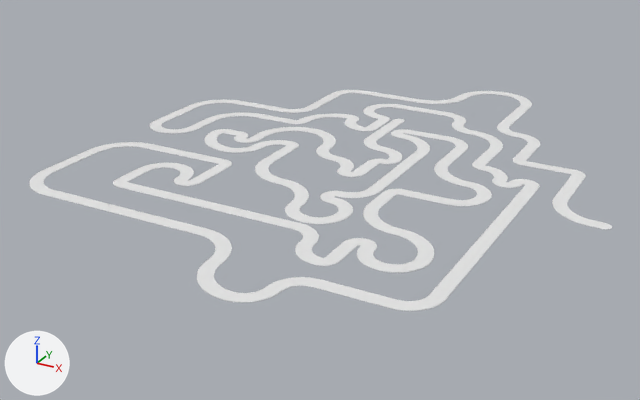
A saved change to the OBJ model Maps/Meshes/AI Training.obj.
Both versions are drawn from a 50 mm camera at (1278.0, -2425.0, 666.0) aimed at (475.0, -964.0, -65.0). The lights are fixed; the arrows at lower left show +X, +Y and +Z. Where no turn or scale is listed for an object, it has been applied to the vertices. Vertices at the same position are counted once.

In view in the first picture: 'AI Training'.
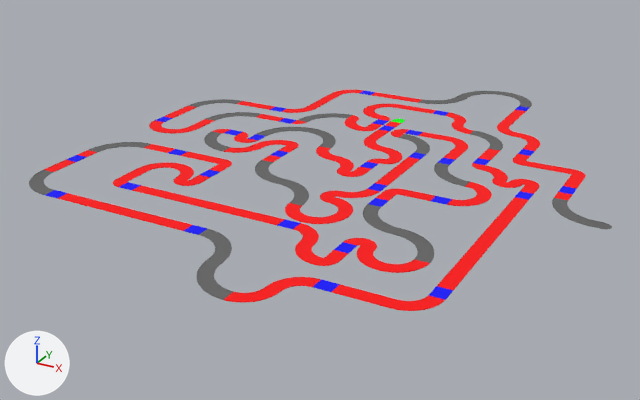
The change, as a list of edits to the scene's bpy script:
```text
Add img_material_0_png:
    img_material_0_png = load_image('material_0.png', 'material_0.png', 32, 8, 'sRGB')
Change mat_material_0:
    remove mat_material_0.base_color = (0.8, 0.8, 0.8)  # white #e7e7e7
    add mat_material_0.texture = img_material_0_png
    mat_material_0.roughness: 1.0 -> 0.968
Change me_ai_training:
    used by ob_ai_training; location = (0.0, 0.0, 0.0)
    remove me_ai_training.from_pydata(...)  # 5568 vertices, 8249 faces; spans x 3.0..1053.0, y -1501.0..-291.0, z 10.0..16.0
    add me_ai_training.from_pydata(...)  # 3784 vertices, 5573 faces; spans x 3.0..1053.0, y -1501.0..-291.0, z 10.0..11.0
    me_ai_training part 1: 223 loose pieces with 1784 vertices, spanning x 16.0..1037.0, y -1472.0..-332.0, z 15.0..16.0, are deleted
    me_ai_training part 2: 5573 kept faces spanning x 3.0..1053.0, y -1501.0..-291.0, z 10.0..11.0 get new texture (UV) coordinates
```

Location of each change, (x1, y1, x2, y2) in pixels of the pictures (640 x 400 px):
'AI Training', surface changed (white to red): (29, 90, 612, 311) in both
part 1 of me_ai_training, deleted: before (55, 94, 579, 302)
part 2 of me_ai_training, surface changed (white to red): (29, 90, 612, 311) in both
